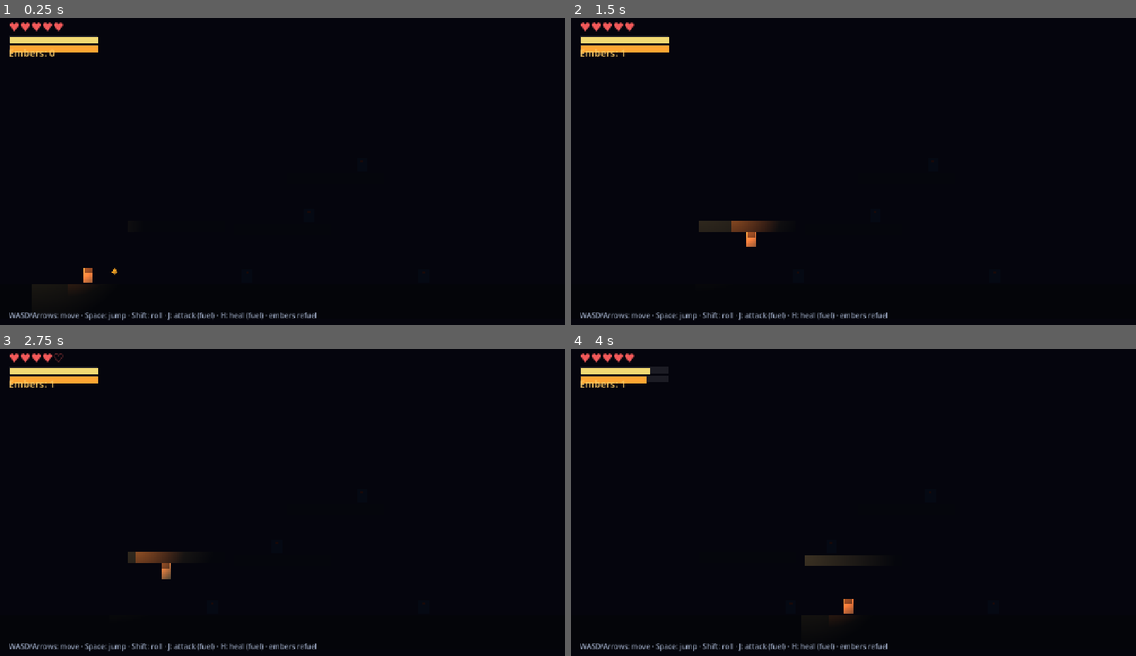
Above: before the commit, frames 1-4 (two rows, left to right).
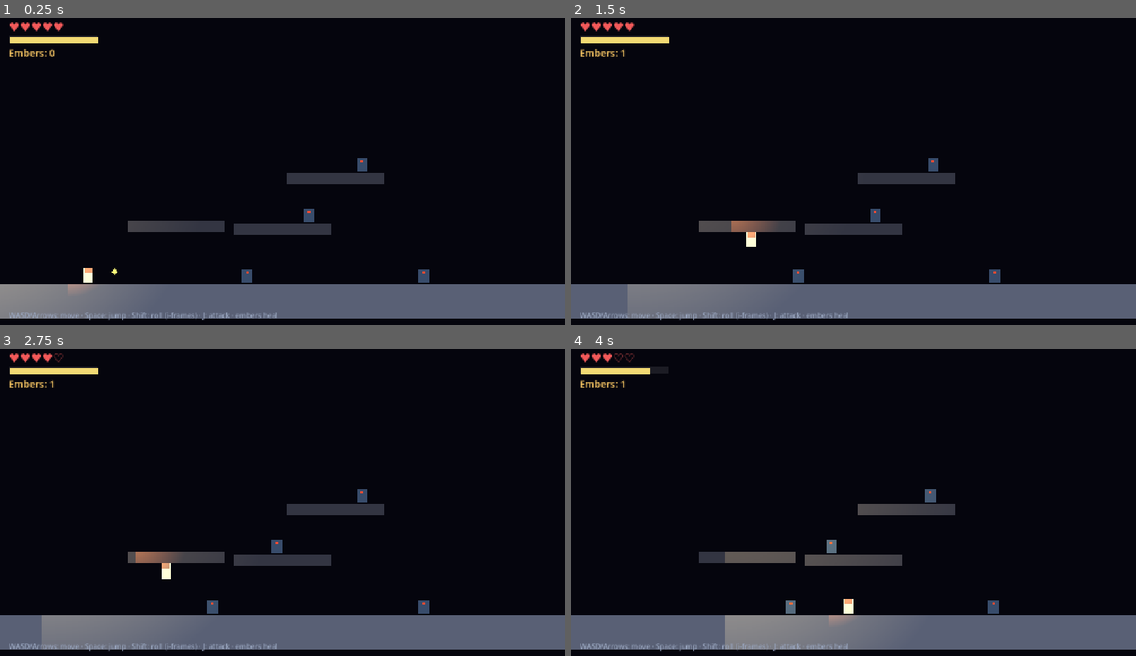
Above: after the commit, the same moments.

Repository: hugoborgplotnikov-boop/the-last-beacon
Game: Godot game, scene res://scenes/world.tscn
Two runs of this game, one before a commit and one after it. Both use one fixed random seed, a clock stepped at 60 frames per second and the inputs below.
Inputs:
- Up to frame 1 (0.25 s): no input
- Up to frame 2 (1.5 s): tap Enter at 0.5 s; hold D (move_right) from 0.53 s (still down); tap J (attack) at 0.6 s; tap Space (jump) at 0.77, 1.07 s; tap H (heal, bound only before the commit) at 0.8, 1.35 s
- Up to frame 3 (2.75 s): tap Space (jump) at 1.52, 1.82, 2.3 s; tap Shift (roll) at 1.55, 2.1 s; release D (move_right) at 2.03 s; hold A (move_left) from 2.03 s (still down)
- Up to frame 4 (4 s): release A (move_left) at 2.78 s; hold D (move_right) from 2.78 s (still down); tap Space (jump) at 2.85, 3.02, 3.32, 3.77 s; tap J (attack) at 3.05, 3.6 s; tap H (heal, bound only before the commit) at 3.8 s

The runs differ from the first frame. In frame 1, 14% of the frame differs, in the area x 0-100%, y 8-99%; in frame 2, 14%; in frame 3, 14%; in frame 4, 14%.

Commit message:
feat: lantern mechanic removed per playtest — bright visible cave, embers heal
User playtest feedback (2026-08-01): 'way too dark, not a fan of the ember
thing'. The fuel/light resource is cut:
- fuel bar, fuel costs, H-heal, fuel gating: removed
- cave brightened (neutral modulate, slate-blue palette), lantern stays
  as atmosphere/identity only
- embers heal again (original slice behavior)
- test_fuel deleted; suite back to 5 tests, all green
- pitch + GDD updated honestly (design autopsy: the prototype killed a bad
  idea cheaply — the game is a straight souls-like, descent + story intact)

Diff:
--- a/dev/TheLastBeacon/project.godot
+++ b/dev/TheLastBeacon/project.godot
@@ -29,11 +29,6 @@
 , Object(InputEventKey,"resource_local_to_scene":false,"resource_name":"","device":-1,"window_id":0,"alt_pressed":false …(186 unchanged characters)…
 ]
 }
-heal={
-"deadzone": 0.2,
-"events": [Object(InputEventKey,"resource_local_to_scene":false,"resource_name":"","device":-1,"window_id":0,"alt_pressed":false,"shift_pressed":false,"ctrl_pressed":false,"meta_pressed":false,"pressed":false,"keycode":0,"physical_keycode":72,"key_label":0,"unicode":104,"location":0,"echo":false,"script":null)
-]
-}
 move_right={
 "deadzone": 0.2,
 "events": [Object(InputEventKey,"resource_local_to_scene":false,"resource_name":"","device":-1,"window_id":0,"alt_press …(192 unchanged characters)…
--- a/dev/TheLastBeacon/scenes/world.tscn
+++ b/dev/TheLastBeacon/scenes/world.tscn
@@ -18,7 +18,7 @@
 script = ExtResource("1")
 
 [node name="Darkness" type="CanvasModulate" parent="." unique_id=551990517]
-color = Color(0.1, 0.12, 0.18, 1)
+color = Color(1, 1, 1, 1)
 
 [node name="Floor" type="StaticBody2D" parent="." unique_id=1330390633]
 
@@ -27,7 +27,7 @@
 shape = SubResource("Rect_floor")
 
 [node name="Visual" type="Polygon2D" parent="Floor" unique_id=787635753]
-color = Color(0.16, 0.17, 0.2, 1)
+color = Color(0.35, 0.38, 0.46, 1)
 polygon = PackedVector2Array(-1200, 620, 2200, 620, 2200, 700, -1200, 700)
 
 [node name="WallLeft" type="StaticBody2D" parent="." unique_id=1404279498]
@@ -37,7 +37,7 @@
 shape = SubResource("Rect_wall")
 
 [node name="Visual" type="Polygon2D" parent="WallLeft" unique_id=470046824]
-color = Color(0.16, 0.17, 0.2, 1)
+color = Color(0.35, 0.38, 0.46, 1)
 polygon = PackedVector2Array(-80, -700, 0, -700, 0, 1340, -80, 1340)
 
 [node name="WallRight" type="StaticBody2D" parent="." unique_id=504766105]
@@ -47,7 +47,7 @@
 shape = SubResource("Rect_wall")
 
 [node name="Visual" type="Polygon2D" parent="WallRight" unique_id=559569309]
-color = Color(0.16, 0.17, 0.2, 1)
+color = Color(0.35, 0.38, 0.46, 1)
 polygon = PackedVector2Array(2200, -700, 2280, -700, 2280, 1340, 2200, 1340)
 
 [node name="Platform1" type="StaticBody2D" parent="." unique_id=1284118467]
@@ -108,7 +108,7 @@
 shape = SubResource("Rect_platform")
 
 [node name="Visual" type="Polygon2D" parent="Platform4"]
-color = Color(0.16, 0.17, 0.2, 1)
+color = Color(0.35, 0.38, 0.46, 1)
 polygon = PackedVector2Array(-110, -13, 110, -13, 110, 13, -110, 13)
 
 [node name="Ember2" parent="." instance=ExtResource("4")]
@@ -142,21 +142,6 @@
 offset_right = 202.0
 offset_bottom = 18.0
 color = Color(0.95, 0.85, 0.45, 1)
-
-[node name="FuelBG" type="ColorRect" parent="UI"]
-offset_left = 20.0
-offset_top = 76.0
-offset_right = 220.0
-offset_bottom = 92.0
-color = Color(0.12, 0.12, 0.15, 0.9)
-
-[node name="Fill" type="ColorRect" parent="UI/FuelBG"]
-layout_mode = 0
-offset_left = 2.0
-offset_top = 2.0
-offset_right = 202.0
-offset_bottom = 18.0
-color = Color(1.0, 0.65, 0.2, 1)
 
 [node name="Embers" type="Label" parent="UI" unique_id=70572658]
 offset_left = 20.0
@@ -193,4 +178,4 @@
 offset_bottom = 712.0
 theme_override_colors/font_color = Color(0.6, 0.65, 0.75, 1)
 theme_override_font_sizes/font_size = 16
-text = "WASD/Arrows: move · Space: jump · Shift: roll · J: attack (fuel) · H: heal (fuel) · embers refuel"
+text = "WASD/Arrows: move · Space: jump · Shift: roll (i-frames) · J: attack · embers heal"
--- a/dev/TheLastBeacon/scripts/ember.gd
+++ b/dev/TheLastBeacon/scripts/ember.gd
@@ -1,7 +1,7 @@
 extends Area2D
 
-## An ember — a fragment of drowned light. Pick it up: it refuels the lantern
-## and counts toward your embers. Healing is now a fuel decision (H key).
+## An ember — a fragment of drowned light. Pick it up: it heals and counts toward
+## your embers. This is the seed of the souls-style currency.
 
 var t := 0.0
 var base_y := 0.0
@@ -20,5 +20,5 @@
 func _on_body_entered(body: Node2D) -> void:
 	if body.is_in_group("player"):
 		body.add_embers(1)
-		body.refuel(8.0)
+		body.heal(1)
 		queue_free()
--- a/dev/TheLastBeacon/scripts/player.gd
+++ b/dev/TheLastBeacon/scripts/player.gd
@@ -6,7 +6,6 @@
 signal health_changed(hp: int)
 signal stamina_changed(value: float)
 signal embers_changed(count: int)
-signal fuel_changed(value: float)
 signal died
 
 @export var speed := 220.0
@@ -23,17 +22,10 @@
 @export var attack_stamina_cost := 20.0
 @export var roll_stamina_cost := 25.0
 @export var stamina_regen := 45.0
-@export var max_fuel := 100.0
-@export var attack_fuel_cost := 5.0
-@export var heal_fuel_cost := 15.0
-@export var heal_amount := 2
-@export var min_light_scale := 0.35
-@export var max_light_scale := 1.0
 
 var health: int
 var stamina: float
 var embers := 0
-var fuel: float
 var facing := Vector2.RIGHT
 var is_rolling := false
 var is_attacking := false
@@ -55,7 +47,6 @@
 	add_to_group("player")
 	health = max_health
 	stamina = max_stamina
-	fuel = max_fuel
 	spawn_point = global_position
 	attack_box.monitoring = false
 	attack_box.area_entered.connect(_on_attack_box_area_entered)
@@ -63,10 +54,8 @@
 
 
 func _process(delta: float) -> void:
-	# The lantern IS the fuel gauge: the flame dims and the radius shrinks as fuel drops.
-	var fuel_ratio := clampf(fuel / max_fuel, 0.0, 1.0)
-	lantern.energy = (1.35 + sin(Time.get_ticks_msec() * 0.008) * 0.08) * (0.35 + 0.65 * fuel_ratio)
-	lantern.texture_scale = lerpf(min_light_scale, max_light_scale, fuel_ratio)
+	# Subtle lantern flicker — the keeper's light is alive. Pure atmosphere now.
+	lantern.energy = 1.35 + sin(Time.get_ticks_msec() * 0.008) * 0.08
 	if flame_boost > 0.0:
 		flame_boost = maxf(flame_boost - delta, 0.0)
 		lantern_flame.energy = 3.8
@@ -108,8 +97,6 @@
 		start_roll()
 	if Input.is_action_just_pressed("attack") and _can_attack():
 		start_attack()
-	if Input.is_action_just_pressed("heal"):
-		try_heal()
 
 
 func _can_roll() -> bool:
@@ -119,7 +106,7 @@
 
 func _can_attack() -> bool:
 	return not is_rolling and not is_attacking \
-		and stamina >= attack_stamina_cost and fuel >= attack_fuel_cost and can_attack
+		and stamina >= attack_stamina_cost and can_attack
 
 
 func start_roll() -> void:
@@ -137,8 +124,6 @@
 func start_attack() -> void:
 	stamina -= attack_stamina_cost
 	stamina_changed.emit(stamina)
-	fuel -= attack_fuel_cost
-	fuel_changed.emit(fuel)
 	is_attacking = true
 	can_attack = false
 	attack_box.position = Vector2(16.0 * facing.x, 2.0)
@@ -188,19 +173,6 @@
 	embers_changed.emit(embers)
 
 
-func refuel(amount: float) -> void:
-	fuel = minf(max_fuel, fuel + amount)
-	fuel_changed.emit(fuel)
-
-
-func try_heal() -> void:
-	if dead or health >= max_health or fuel < heal_fuel_cost:
-		return
-	fuel -= heal_fuel_cost
-	fuel_changed.emit(fuel)
-	heal(heal_amount)
-
-
 func die() -> void:
 	dead = true
 	died.emit()
@@ -214,7 +186,6 @@
 	velocity = Vector2.ZERO
 	health = max_health
 	stamina = max_stamina
-	fuel = max_fuel
 	i_frames = true
 	can_attack = true
 	is_attacking = false
--- a/dev/TheLastBeacon/scripts/world.gd
+++ b/dev/TheLastBeacon/scripts/world.gd
@@ -6,7 +6,6 @@
 @onready var hp_label: Label = $UI/HP
 @onready var ember_label: Label = $UI/Embers
 @onready var stamina_fill: ColorRect = $UI/StaminaBG/Fill
-@onready var fuel_fill: ColorRect = $UI/FuelBG/Fill
 @onready var death_label: Label = $UI/DeathLabel
 @onready var enemies: Array[Node] = [$Enemy1, $Enemy2, $Enemy3, $Enemy4, $Enemy5]
 
@@ -14,7 +13,6 @@
 func _ready() -> void:
 	player.health_changed.connect(_on_health_changed)
 	player.stamina_changed.connect(_on_stamina_changed)
-	player.fuel_changed.connect(_on_fuel_changed)
 	player.embers_changed.connect(_on_embers_changed)
 	player.died.connect(_on_player_died)
 	_on_health_changed(player.health)
@@ -30,10 +28,6 @@
 	stamina_fill.size.x = 200.0 * clampf(value / player.max_stamina, 0.0, 1.0)
 
 
-func _on_fuel_changed(value: float) -> void:
-	fuel_fill.size.x = 200.0 * clampf(value / player.max_fuel, 0.0, 1.0)
-
-
 func _on_embers_changed(count: int) -> void:
 	ember_label.text = "Embers: %d" % count
 
--- a/dev/TheLastBeacon/tests/test_death_loop.gd
+++ b/dev/TheLastBeacon/tests/test_death_loop.gd
@@ -36,7 +36,6 @@
 		500:
 			h.check(player.visible, "keeper is visible after respawn")
 			h.check(player.health == player.max_health, "full health after respawn")
-			h.check(player.fuel == player.max_fuel, "lantern refilled after respawn")
 			h.check(player.global_position.distance_to(SPAWN) < 150.0, "respawned at the beacon")
 			quit(0 if h.summary() else 1)
 	min_health = mini(min_health, player.health)
--- a/dev/TheLastBeacon/tests/test_fuel.gd
+++ /dev/null
@@ -1,65 +0,0 @@
-extends SceneTree
-## test_fuel.gd — the light contract: fuel is spent by attacks, refilled by
-## embers, drunk to heal (H), scales the lantern radius, and gates attacks
-## at 0 fuel.
-
-const HARNESS = preload("res://tests/harness.gd")
-
-var frames := 0
-var player: CharacterBody2D
-var enemy1: Node
-var h: RefCounted
-
-
-func _initialize() -> void:
-	h = HARNESS.new("fuel")
-	var world_scene: PackedScene = load("res://scenes/world.tscn")
-	var world := world_scene.instantiate()
-	root.add_child(world)
-	player = world.get_node("Player")
-	enemy1 = world.get_node("Enemy1")
-	# Keep the other grunts out of the scenario.
-	for name_to_free in ["Enemy2", "Enemy3", "Enemy4", "Enemy5"]:
-		world.get_node(name_to_free).queue_free()
-	print("TEST fuel: world loaded, keeper fuel=", player.fuel)
-
-
-func _physics_process(_delta: float) -> bool:
-	frames += 1
-	match frames:
-		10:
-			h.check(player.fuel == player.max_fuel, "keeper starts with full fuel (%.0f)" % player.fuel)
-			# Walk right: over the world ember at (260, 590), then to the grunt.
-			Input.action_press("move_right")
-		110:
-			Input.action_release("move_right")
-			h.check(player.global_position.x > 300.0, "reached the grunt")
-			h.check(player.embers >= 1, "world ember was picked up (embers=%d)" % player.embers)
-		120: Input.action_press("attack")
-		130: Input.action_release("attack")
-		200:
-			h.check(player.fuel < player.max_fuel, "an attack spent fuel (fuel=%.1f)" % player.fuel)
-			h.check(player.lantern.texture_scale < player.max_light_scale,
-				"lantern radius shrank with the fuel (scale=%.2f)" % player.lantern.texture_scale)
-			# Move clear of the grunt so contact ticks can't skew the heal check.
-			player.global_position = Vector2(200, 601)
-			player.velocity = Vector2.ZERO
-			# Heal decision: H drinks fuel to restore HP.
-			player.health = player.max_health - 2
-			player.health_changed.emit(player.health)
-			Input.action_press("heal")
-		205: Input.action_release("heal")
-		240:
-			h.check(player.health == player.max_health, "H restored health")
-			h.check(player.fuel < player.max_fuel - 10.0,
-				"healing drank fuel (fuel=%.1f)" % player.fuel)
-			# A dead lantern cannot fight: 0 fuel blocks the attack.
-			player.fuel = 0.0
-			player.fuel_changed.emit(player.fuel)
-		260: Input.action_press("attack")
-		270: Input.action_release("attack")
-		320:
-			h.check(not player.is_attacking, "no attack possible at 0 fuel")
-			h.check(enemy1.hp > 0, "grunt unharmed at 0 fuel (hp=%d)" % enemy1.hp)
-			quit(0 if h.summary() else 1)
-	return false
Not shown, removed: dev/TheLastBeacon/tests/test_fuel.gd.uid
Not shown, changed: design/01-one-page-pitch.md
Not shown, changed: design/02-game-design-doc.md
Not shown, changed: dev/TheLastBeacon/README.md
